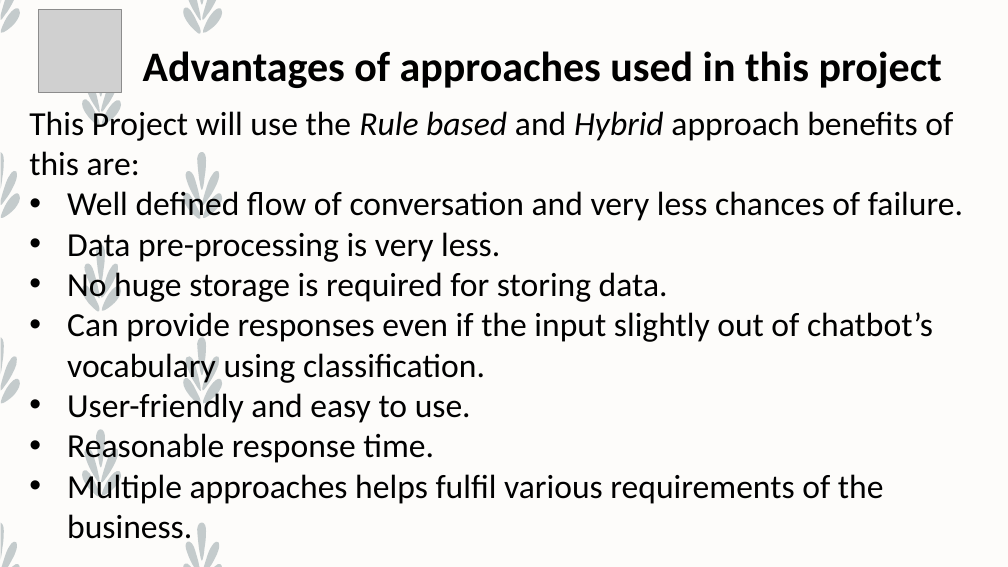
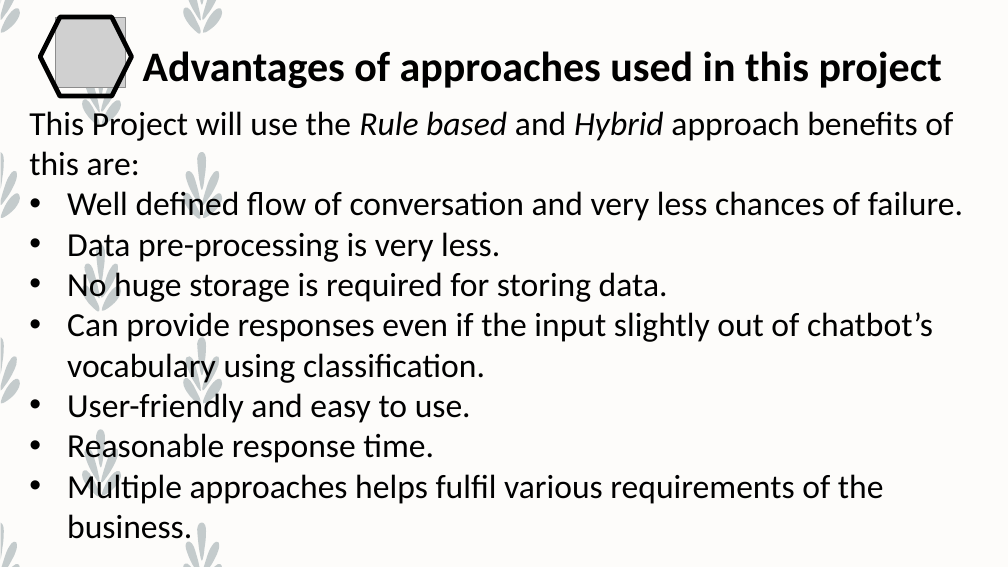
Before and after one commit to Graviton5/Minor-Project, a slide deck: slide 7 of Chatbot/Presentation Data/Final Presentation.pptx. Drawn at 1008x567 pixels with LibreOffice and Linux fonts; fonts in the diff are those of the drawing; grey boxes stand for pictures. Boxes give left, top, right and bottom in pixels: in the first picture for what was removed or moved away, otherwise in the second. Text is boxed around its words. In the diff, an @@ line names an element or a change of style, - is before the commit and + after.

```diff
--- a/Chatbot/Presentation Data/Final Presentation.pptx
+++ b/Chatbot/Presentation Data/Final Presentation.pptx
@@ hexagon added at <box>40,17,132,97</box>, outline #000000 4.5 pt @@
@@ picture: place and size @@
-picture at <box>39,9,122,92</box>
+picture at <box>55,17,126,88</box>
```
Also in this commit, not shown: 6 other slides changed.
